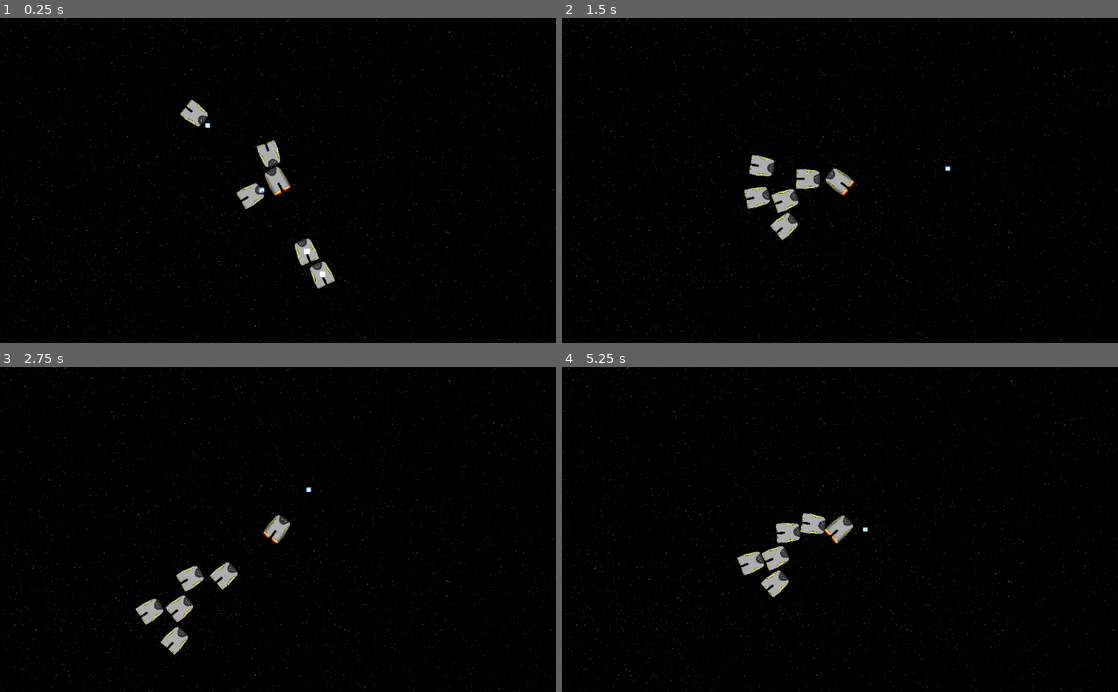
Above: before the commit, frames 1-4 (two rows, left to right).
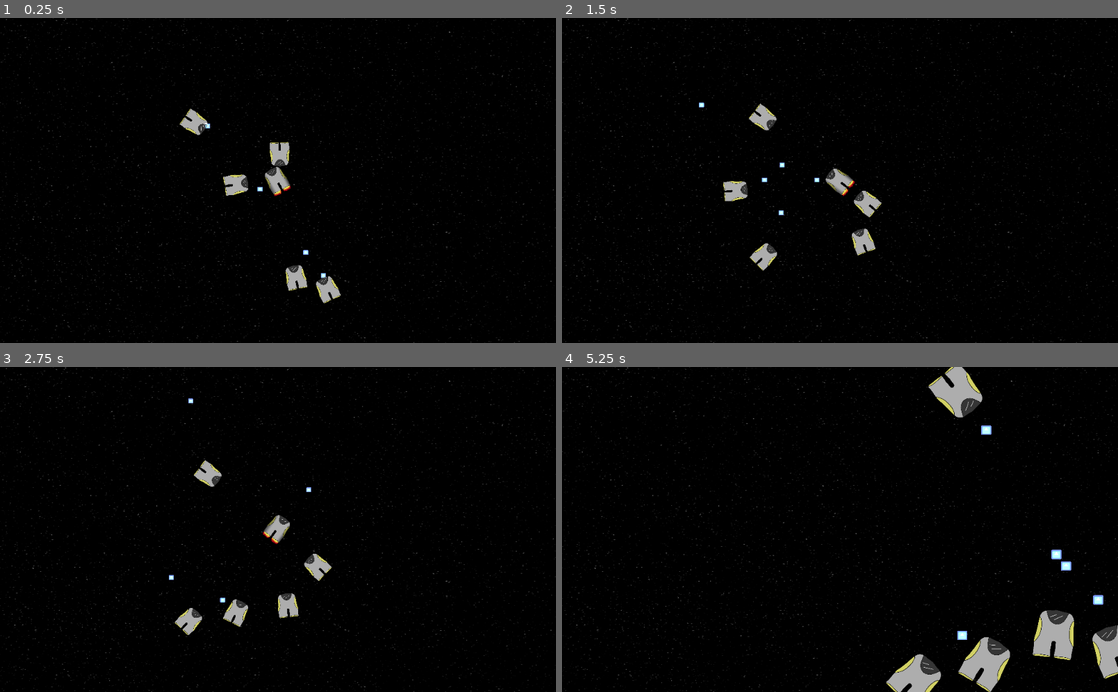
Above: after the commit, the same moments.

Repository: MichaelTonkin/Friendly-Ships
Game: Godot game, scene res://Scenes/MainGame.tscn
Two runs of this game, one before a commit and one after it. Both use one fixed random seed, a clock stepped at 60 frames per second and the inputs below. The engine's default icon, where the game draws it, is replaced by a stand-in: a white triangle on a blue panel in a dark square.
Inputs (mouse positions are in pixels of both pictures, inside the frame that each line leads up to):
- Up to frame 1 (0.25 s): no input
- Up to frame 2 (1.5 s): move the mouse to (962, 164) at 0.52 s; hold W (move_up) 0.53-1.28 s; click (962, 164) at 0.6 s; move the mouse to (728, 196) at 1.27 s; tap Space (space_bar) at 1.35 s
- Up to frame 3 (2.75 s): move the mouse to (333, 458) at 2.02 s; hold W (move_up) from 2.03 s (still down); click (333, 458) at 2.1 s
- Up to frame 4 (5.25 s): move the mouse to (812, 594) at 2.77 s; tap Space (space_bar) at 2.85, 4.35 s; move the mouse to (1006, 578) at 3.52 s; release W (move_up) at 3.53 s; click (1006, 578) at 3.6 s; move the mouse to (673, 480) at 4.27 s; move the mouse to (867, 529) at 5.02 s; click (867, 529) at 5.1 s

The runs differ from the first frame. In frame 1, 1.9% of the frame differs, in the area x 32-62%, y 25-88%; in frame 2, 2.4%; in frame 3, 2.4%; in frame 4, 5.8%, in the area x 31-100%, y 0-100%.
Error after the commit: Invalid get index 'position' (on base: 'previously freed instance'). (res://Scripts/Enemy.gd:43)

Commit message:
Improved AI

Diff:
--- a/Scenes/Bullets.tscn
+++ b/Scenes/Bullets.tscn
@@ -8,6 +8,8 @@
 [node name="Laser" type="KinematicBody2D"]
 z_index = -1
 z_as_relative = false
+collision_layer = 3
+collision_mask = 3
 script = ExtResource( 1 )
 
 [node name="Sprite" type="Sprite" parent="."]
--- a/Scenes/Enemy.tscn
+++ b/Scenes/Enemy.tscn
@@ -8,6 +8,8 @@
 
 [node name="Enemy" type="KinematicBody2D"]
 z_as_relative = false
+collision_layer = 2
+collision_mask = 2
 script = ExtResource( 1 )
 
 [node name="Enemy_tex" type="Sprite" parent="."]
--- a/Scenes/Player.gd
+++ b/Scenes/Player.gd
@@ -7,13 +7,14 @@
 var globalMouse
 var fireDest
 var laser = preload("res://Scenes/Bullets.tscn")
+var location = self.position
 
 func _ready():
 	set_process(true)
 
 func _process(delta):
-	#if(health <= 0):
-		#queue_free()
+	if(health <= 0):
+		queue_free()
 	pass
 
 func _physics_process(delta):
@@ -34,7 +35,7 @@
 		globalMouse = get_global_mouse_position()
 		velocity = (globalMouse - position).normalized()
 		move_and_collide(velocity * SPEED * delta)
-
+		location = self.position
 		#play animation
 		$Player_tex.play("fly")
 
--- a/Scripts/Enemy.gd
+++ b/Scripts/Enemy.gd
@@ -9,15 +9,18 @@
 var fireDest
 var reloading = 0.0
 var RELOAD_TIME = 1.0
+var attFormation
 onready var laser = preload("res://Scenes/Bullets.tscn")
 #onready var main = load("res://Scripts/MainGame.gd")
 var main
-
+var rand1
+var rand2
 func _ready():
 	player = get_node("/root/MainGame/Player")
 	main = get_node("/root/MainGame/")
 	set_process(true)
-
+	rand1 = rand_range(rand_range(-400, -200), rand_range(200, 400))
+	rand2 = rand_range(rand_range(-400, -200), rand_range(200, 400))
 	#check if this entity could be friendly
 	var alignCheck = rand_range(0, 100)
 	if(alignCheck <=20):
@@ -26,7 +29,6 @@
 func _process(delta):
 
 	if(health <= 0):
-		print("yay")
 		main.score += 100
 		main.numShipsOnScreen -=1
 		self.queue_free()
@@ -40,13 +42,15 @@
 func aim_and_move(delta):
 	playerPos = (player.position - self.position).normalized()*0.1
 	self.look_at(player.get_player_position())
-	move_and_collide((playerPos) * speed * delta)
 
 	#if the entity is an ally make it follow right behind the player
 	if(ally == true):
 		move_and_collide((playerPos) * speed * delta)
 		set_collision_layer_bit(3, true)
 		set_collision_layer_bit(1, false)
+	else:
+		attFormation = (((player.location - Vector2(rand1, rand2)) - self.position).normalized()*0.1)
+		move_and_collide((attFormation) * (speed+1000) * delta)
 
 func open_fire(delta):
 
